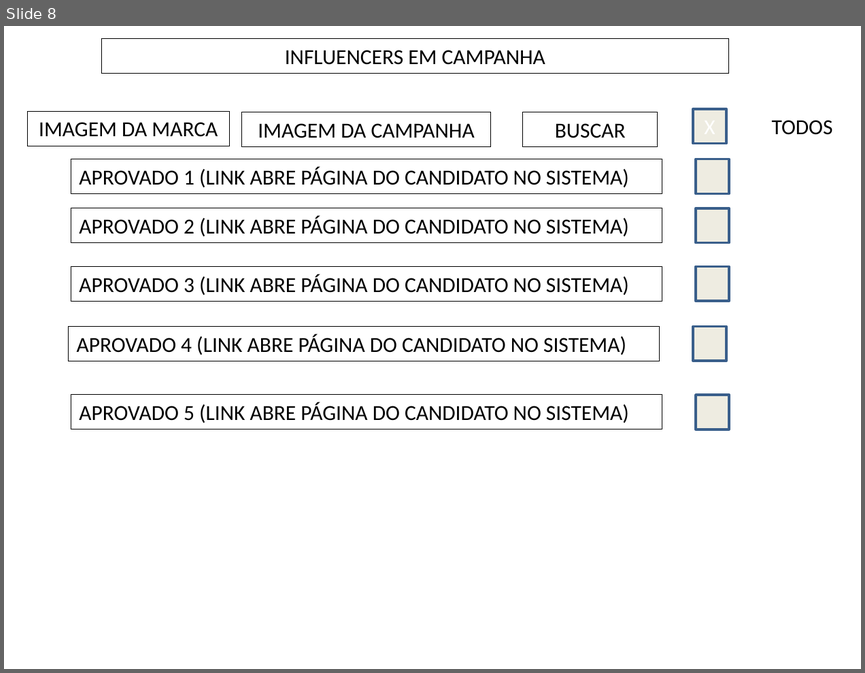
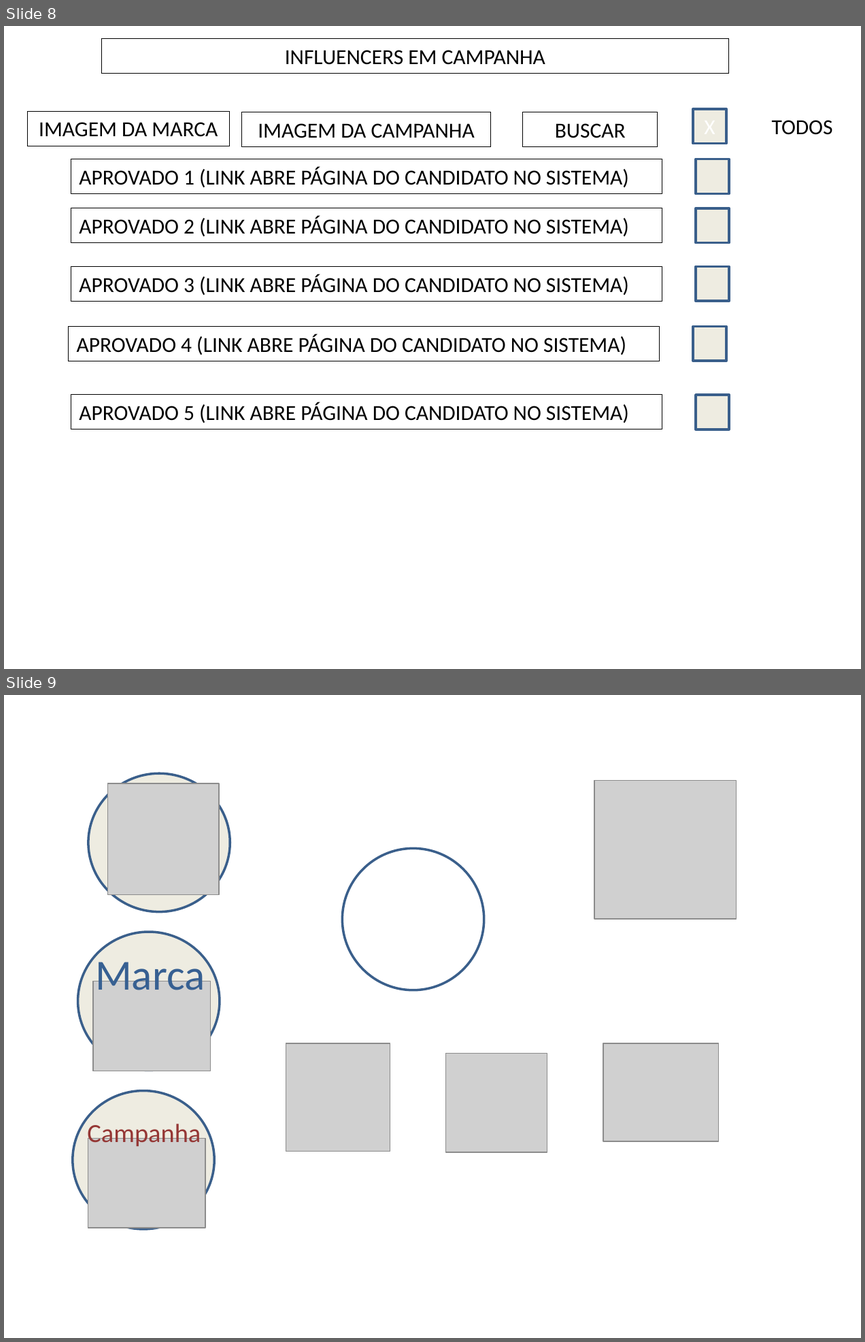
Before and after one commit to cherreram2012/influencer, a slide deck: docs/BLASCHEK_RESUMIDO.pptx. Shown one above the other, each under a label of ours: slide 8 before the commit, slides 8 and 9 after it. The pictures are 865x673 and 865x1342 pixels, drawn with LibreOffice and Linux fonts; fonts in the diff are those of the drawing; grey boxes stand for pictures. Boxes give left, top, right and bottom in pixels: in the first picture for what was removed or moved away, otherwise in the second. Text is boxed around its words. In the diff, an @@ line names an element or a change of style, - is before the commit and + after.

```diff
--- a/docs/BLASCHEK_RESUMIDO.pptx
+++ b/docs/BLASCHEK_RESUMIDO.pptx
@@ slide 9 added at (x1=4, y1=695, x2=861, y2=1338), background #FFFFFF @@
@@ ellipse added at (x1=88, y1=774, x2=229, y2=912), fill #EEECE1, outline #3A5F8C 2 pt @@
@@ picture added at (x1=107, y1=783, x2=219, y2=895) @@
@@ picture added at (x1=594, y1=780, x2=736, y2=919) @@
@@ ellipse added at (x1=343, y1=849, x2=484, y2=989), outline #3A5F8C 2 pt @@
@@ ellipse added at (x1=77, y1=932, x2=219, y2=1070), fill #EEECE1, outline #3A5F8C 2 pt @@
@@ text added at (x1=95, y1=954, x2=205, y2=990), 36 pt, text #376092 @@
+Marca
@@ picture added at (x1=93, y1=981, x2=211, y2=1070) @@
@@ picture added at (x1=286, y1=1043, x2=390, y2=1151) @@
@@ picture added at (x1=446, y1=1053, x2=547, y2=1152) @@
@@ picture added at (x1=603, y1=1043, x2=719, y2=1140) @@
@@ ellipse added at (x1=73, y1=1091, x2=214, y2=1229), fill #EEECE1, outline #3A5F8C 2 pt @@
@@ text added at (x1=87, y1=1120, x2=201, y2=1149), 22 pt, text #953735 @@
+Campanha
@@ picture added at (x1=88, y1=1138, x2=205, y2=1227) @@
```
Also in this commit, not shown: 19 other files.
